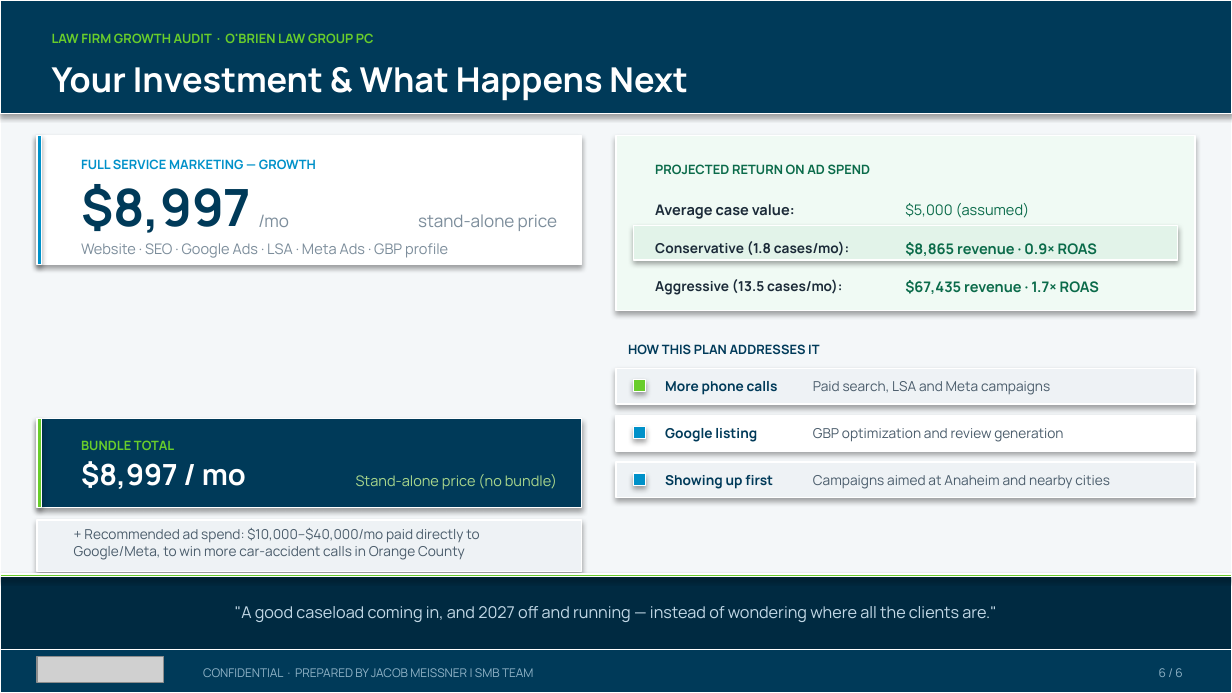
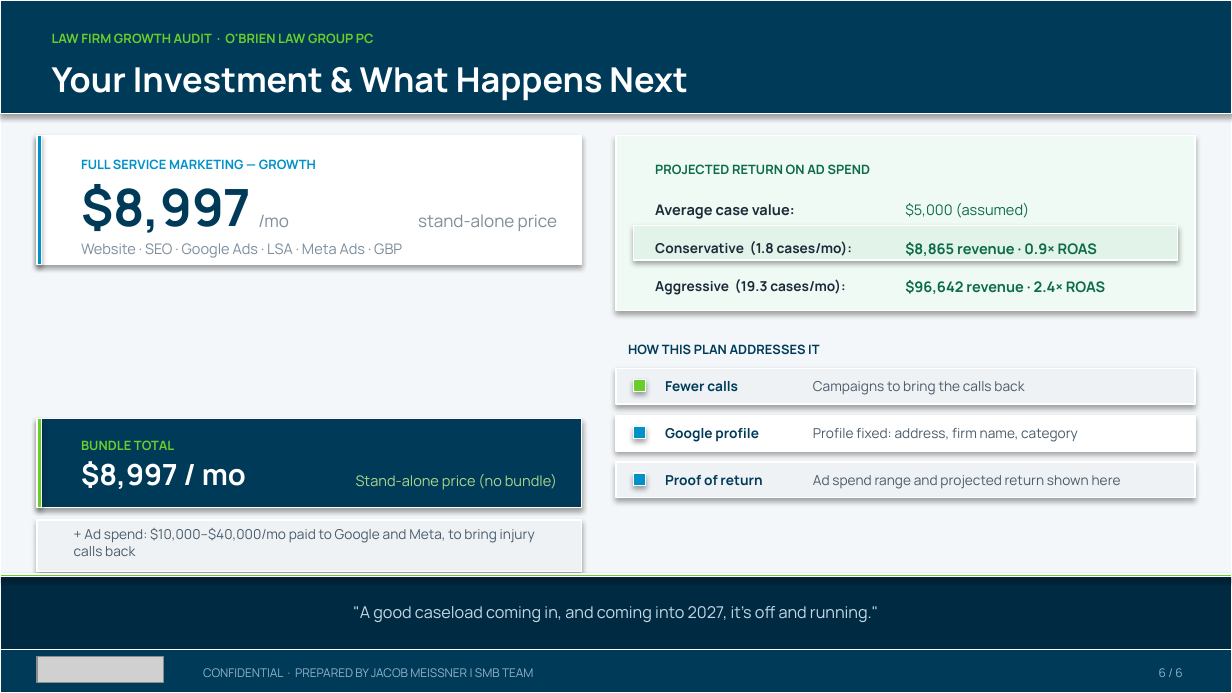
Before and after one commit to SMB-Team-Technology/workwith-smbteam, a slide deck: slide 6 of obrien/ObrienLawGroupPC_November42026_Proposal.pptx. Drawn at 1232x693 pixels with LibreOffice and Linux fonts; fonts in the diff are those of the drawing; grey boxes stand for pictures. Boxes give left, top, right and bottom in pixels: in the first picture for what was removed or moved away, otherwise in the second. Text is boxed around its words. In the diff, an @@ line names an element or a change of style, - is before the commit and + after.

```diff
--- a/obrien/ObrienLawGroupPC_November42026_Proposal.pptx
+++ b/obrien/ObrienLawGroupPC_November42026_Proposal.pptx
@@ text at box(81, 243, 402, 258): text changed @@
-Website · SEO · Google Ads · LSA · Meta Ads · GBP profile
+Website · SEO · Google Ads · LSA · Meta Ads · GBP
@@ text at box(655, 279, 845, 295): text changed @@
-Aggressive (13.5 cases/mo):
+Aggressive (19.3 cases/mo):
@@ text at box(905, 280, 1105, 294): text changed @@
-$67,435 revenue · 1.7× ROAS
+$96,642 revenue · 2.4× ROAS
@@ text at box(665, 381, 738, 392): text changed @@
-More phone calls
+Fewer calls
@@ text at box(813, 381, 1024, 395): text changed @@
-Paid search, LSA and Meta campaigns
+Campaigns to bring the calls back
@@ text at box(665, 428, 759, 442): text changed @@
-Google listing
+Google profile
@@ text at box(813, 428, 1078, 442): text changed @@
-GBP optimization and review generation
+Profile fixed: address, firm name, category
@@ text at box(665, 475, 762, 486): text changed @@
-Showing up first
+Proof of return
@@ text at box(813, 475, 1121, 489): text changed @@
-Campaigns aimed at Anaheim and nearby cities
+Ad spend range and projected return shown here
@@ text at box(74, 528, 535, 556): text changed @@
-+ Recommended ad spend: $10,000–$40,000/mo paid directly to Google/Meta, to win more car-accident calls in Orange County
++ Ad spend: $10,000–$40,000/mo paid to Google and Meta, to bring injury calls back
@@ text at box(353, 606, 878, 622): text changed @@
-"A good caseload coming in, and 2027 off and running — instead of wondering where all the clients are."
+"A good caseload coming in, and coming into 2027, it's off and running."
```
Also in this commit, not shown: 5 other slides changed, 1 other file.
